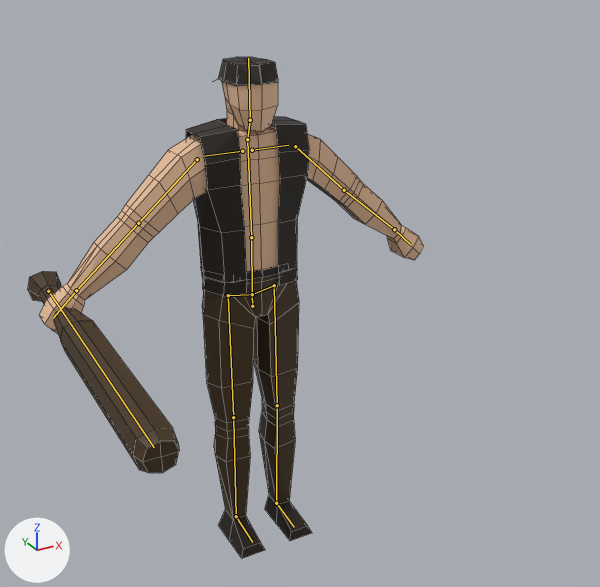
Before and after pictures for a commit that changed the Blender file meshes/enemies/cg3_scumtown/goon/goon.blend.
Both versions are drawn from a camera (50 mm lens) standing at (-1.033, -2.163, 1.949) and looking at (-0.018, -0.317, 1.026). Every picture has the same lights, and +X, +Y and +Z are marked at lower left. The bones that bend it are drawn over the model as lines. Mesh edges are drawn as thin lines.

The first picture shows 'Character', 'Character.001', 'hat', 'weapon'.
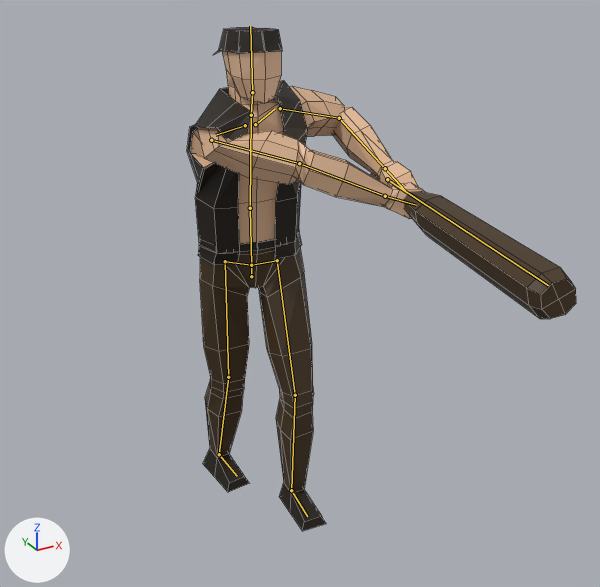
The newer file adds an action. The first version stands in its rest pose; the second is drawn at frame 3 of the action 'attack_end'.

The edits, one by one:
Bone 'hip' (bone_hip) moves from (0.0, 0.0, 0.0) to (0.0, 0.122, 0.0).
Bone 'hip' (bone_hip) turns from (0, 0, 0) to (0, -25, 0) degrees about its own x, y and z.
Bone 'spine' (bone_spine) turns from (0, 0, 0) to (5, 15, 1) degrees about its own x, y and z.
Bone 'spine.001' (bone_spine_001) turns from (0, 0, 0) to (10, 0, 0) degrees about its own x, y and z.
Bone 'shoulder.L' (bone_shoulder_l) turns from (0, 0, 0) to (-2, -17, 45) degrees about its own x, y and z.
Bone 'upper_arm.L' (bone_upper_arm_l) turns from (0, 0, 0) to (25, -30, -1) degrees about its own x, y and z.
Bone 'forearm.L' (bone_forearm_l) turns from (0, 0, 0) to (149, 51, 63) degrees about its own x, y and z.
Bone 'shoulder.R' (bone_shoulder_r) turns from (0, 0, 0) to (8, -6, 35) degrees about its own x, y and z.
Bone 'upper_arm.R' (bone_upper_arm_r) turns from (0, 0, 0) to (68, -33, 77) degrees about its own x, y and z.
Bone 'forearm.R' (bone_forearm_r) turns from (0, 0, 0) to (-6, 52, -10) degrees about its own x, y and z.
Bone 'hand.R' (bone_hand_r) turns from (0, 0, 0) to (-10, 0, 0) degrees about its own x, y and z.
Bone 'neck' (bone_neck) turns from (0, 0, 0) to (-23, 8, -8) degrees about its own x, y and z.
Bone 'head' (bone_head) turns from (0, 0, 0) to (5, 0, 0) degrees about its own x, y and z.
Bone 'thigh.L' (bone_thigh_l) turns from (0, 0, 0) to (-14, -21, -2) degrees about its own x, y and z.
Bone 'shin.L' (bone_shin_l) turns from (0, 0, 0) to (20, 0, 0) degrees about its own x, y and z.
Bone 'foot.L' (bone_foot_l) turns from (0, 0, 0) to (-5, 0, 0) degrees about its own x, y and z.
Bone 'thigh.R' (bone_thigh_r) turns from (0, 0, 0) to (9, -29, -4) degrees about its own x, y and z.
Bone 'shin.R' (bone_shin_r) turns from (0, 0, 0) to (10, 0, 0) degrees about its own x, y and z.
Bone 'foot.R' (bone_foot_r) turns from (0, 0, 0) to (-15, 0, 0) degrees about its own x, y and z.

Boxes (x1, y1, x2, y2) around the edits, measured in the pictures (600 x 587 px):
'Character', posed (38% narrower): before (40, 80, 423, 559); after (190, 51, 426, 531)
'weapon', posed (36% wider, 28% shorter): before (28, 271, 179, 473); after (370, 173, 576, 319)
'Character.001', posed: before (186, 116, 309, 296); after (187, 80, 308, 264)
'hat', posed (10% wider, 7% shorter): before (218, 57, 279, 86); after (215, 27, 282, 54)
bone 'hip', root to tip: before (252, 306) to (252, 294); after (251, 276) to (251, 265)
bone 'spine', root to tip: before (252, 294) to (251, 237); after (251, 265) to (250, 208)
bone 'spine.001', root to tip: before (251, 237) to (247, 139); after (250, 208) to (251, 115)
bone 'shoulder.L', root to tip: before (252, 150) to (288, 145); after (255, 124) to (274, 109)
bone 'upper_arm.L', root to tip: before (295, 146) to (344, 190); after (280, 108) to (339, 118)
bone 'forearm.L', root to tip: before (344, 190) to (394, 229); after (339, 118) to (385, 168)
bone 'shoulder.R', root to tip: before (242, 151) to (203, 156); after (245, 125) to (215, 135)
bone 'upper_arm.R', root to tip: before (197, 159) to (138, 223); after (211, 140) to (299, 163)
bone 'forearm.R', root to tip: before (138, 223) to (76, 290); after (299, 163) to (385, 196)
bone 'hand.R', root to tip: before (76, 290) to (53, 317); after (385, 196) to (416, 205)
bone 'neck', root to tip: before (247, 139) to (250, 120); after (251, 115) to (252, 92)
bone 'head', root to tip: before (250, 120) to (248, 58); after (252, 92) to (250, 26)
bone 'thigh.L', root to tip: before (274, 285) to (277, 405); after (277, 260) to (295, 395)
bone 'shin.L', root to tip: before (277, 405) to (276, 503); after (295, 395) to (291, 490)
bone 'foot.L', root to tip: before (276, 503) to (294, 527); after (291, 490) to (307, 516)
bone 'thigh.R', root to tip: before (228, 295) to (233, 417); after (225, 261) to (228, 377)
bone 'shin.R', root to tip: before (233, 417) to (236, 516); after (228, 377) to (219, 454)
bone 'foot.R', root to tip: before (236, 516) to (252, 542); after (219, 454) to (237, 476)
